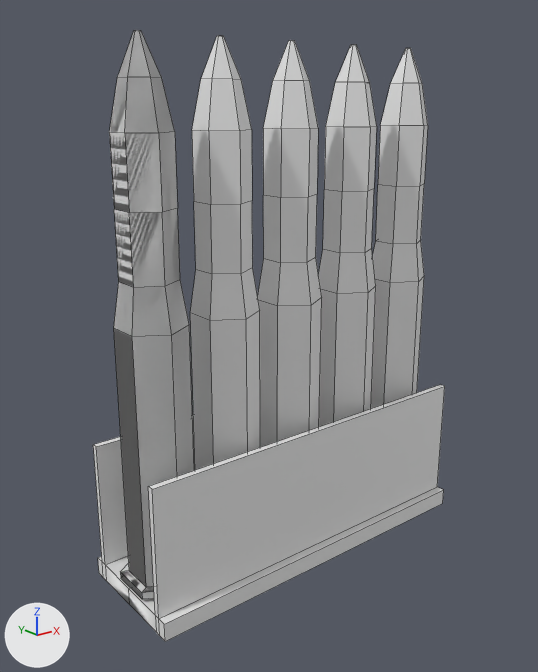
The FBX model Assets/Models/rifle_bullet.fbx: old version first, new version second.
Before and after are seen from a camera (50 mm lens) standing at (-0.049, -0.0871, 0.0628) and looking at (0.0223, 0.002, 0.0272). The axes (+X, +Y, +Z) are drawn at lower left. The lights are the same throughout. Mesh edges are drawn as thin lines. Where no turn or scale is listed for an object, it has been applied to the vertices.

Before the edit, the objects in view are built like this:
```python
me_cube_001 = bpy.data.meshes.new('Cube.001')
me_cube_001.from_pydata(...)  # 36 vertices, 35 faces; spans x -0.0056..0.0554, y -0.0103..0.0103, z -0.0366..-0.0133
me_cylinder = bpy.data.meshes.new('Cylinder')
me_cylinder.from_pydata(...)  # 72 vertices, 68 faces; spans x -0.0056..0.0056, y -0.0065..0.0065, z -0.0065..0.0713
me_cylinder_001 = bpy.data.meshes.new('Cylinder.001')
me_cylinder_001.from_pydata(...)  # 54 vertices, 50 faces; spans x -0.0056..0.0056, y -0.0065..0.0065, z -0.0065..0.0496
me_cylinder_002 = bpy.data.meshes.new('Cylinder.002')
me_cylinder_002.from_pydata(...)  # 360 vertices, 340 faces; spans x -0.0056..0.0552, y -0.0065..0.0065, z -0.0065..0.0713
ob_5xpatruuna = bpy.data.objects.new('5xpatruuna', me_cylinder_002)
ob_5xpatruuna.location = (0.0, 0.0, 0.0)
ob_clip = bpy.data.objects.new('clip', me_cube_001)
ob_clip.location = (0.0, 0.0009, 0.0269)
ob_hylsy = bpy.data.objects.new('hylsy', me_cylinder_001)
ob_hylsy.location = (0.0, 0.0, 0.0)
ob_patruuna = bpy.data.objects.new('patruuna', me_cylinder)
ob_patruuna.location = (0.0, 0.0, 0.0)
```
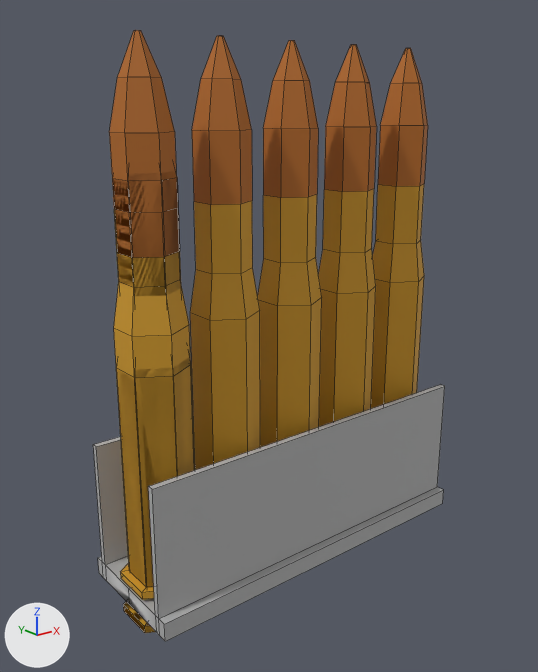
The newer file is also rescaled (x0.7), turned or shifted as a whole; pictures and numbers use the older file's frame.

Pixel boxes (x1, y1, x2, y2) of what changed, in the pictures (538 x 672 px):
'clip', recoloured: (93, 384, 445, 641) in both
'hylsy', recoloured, moved (not visible before): after (117, 357, 195, 588)
'patruuna', recoloured, moved (not visible before): after (113, 171, 181, 633)
part 1 of me_cylinder_002, recoloured (grey to brown): (114, 184, 424, 599) in both
part 2 of me_cylinder_002, recoloured (grey to brown): (109, 30, 428, 212) in both
part 3 of me_cylinder, recoloured (brown): after (117, 251, 181, 633)
part 4 of me_cylinder, recoloured (brown): after (113, 171, 180, 258)

What the commit changed:
Material 'luoti' (mat_luoti) is new.
Its base color is (0.439, 0.136, 0.013) (brown #b1671e).
Its roughness is 0.69.
Material 'hylsy' (mat_hylsy) is new.
Its base color is (0.615, 0.313, 0.0165) (orange #ce9823).
Its roughness is 0.69.
Material 'clip' (mat_clip) is new.
Its base color is (0.439, 0.439, 0.439) (grey #b1b1b1).
Its roughness is 0.69.
me_cube_001 has 36 vertices, 35 faces and spans x -0.0056..0.0554, y -0.0103..0.0103, z -0.0366..-0.0133.
me_cube_001 now uses material mat_clip (grey #b1b1b1).
me_cylinder has 72 vertices, 68 faces and spans x -0.0056..0.0056, y -0.0065..0.0065, z -0.0065..0.0713.
me_cylinder is used by ob_patruuna; location (0.0, 0.0, 0.0).
me_cylinder part 3: all 42 faces centred in x -0.0056..0.0056, y -0.0049..0.0049, z -0.0062..0.0447 switch from no material to mat_hylsy (orange #ce9823).
me_cylinder part 4: all 19 faces centred in x -0.0036..0.0036, y -0.0031..0.0031, z 0.0544..0.0713 switch from no material to mat_luoti (brown #b1671e).
me_cylinder_001 has 54 vertices, 50 faces and spans x -0.0056..0.0056, y -0.0065..0.0065, z -0.0065..0.0496.
me_cylinder_001 is used by ob_hylsy; location (0.0, 0.0, 0.0).
me_cylinder_001 part 5: all 43 faces centred in x -0.0056..0.0056, y -0.0049..0.0049, z -0.0062..0.0496 switch from no material to mat_hylsy (orange #ce9823).
me_cylinder_001 now uses material mat_luoti (brown #b1671e).
me_cylinder_002 has 360 vertices, 340 faces and spans x -0.0056..0.0552, y -0.0065..0.0065, z -0.0065..0.0713.
me_cylinder_002 is used by ob_5xpatruuna; location (0.0, 0.0, 0.0).
me_cylinder_002 part 1: all 210 faces centred in x -0.0056..0.0552, y -0.0049..0.0049, z -0.0062..0.0447 switch from no material to mat_hylsy (orange #ce9823).
me_cylinder_002 part 2: all 95 faces centred in x -0.0036..0.0532, y -0.0031..0.0031, z 0.0544..0.0713 switch from no material to mat_luoti (brown #b1671e).
Object 'patruuna' (ob_patruuna) moves from (0.0, 0.0, 0.0) to (0.0, -0.0002, -0.0058).
Object 'hylsy' (ob_hylsy) moves from (0.0, 0.0, 0.0) to (0.0, -0.0002, -0.0058).
